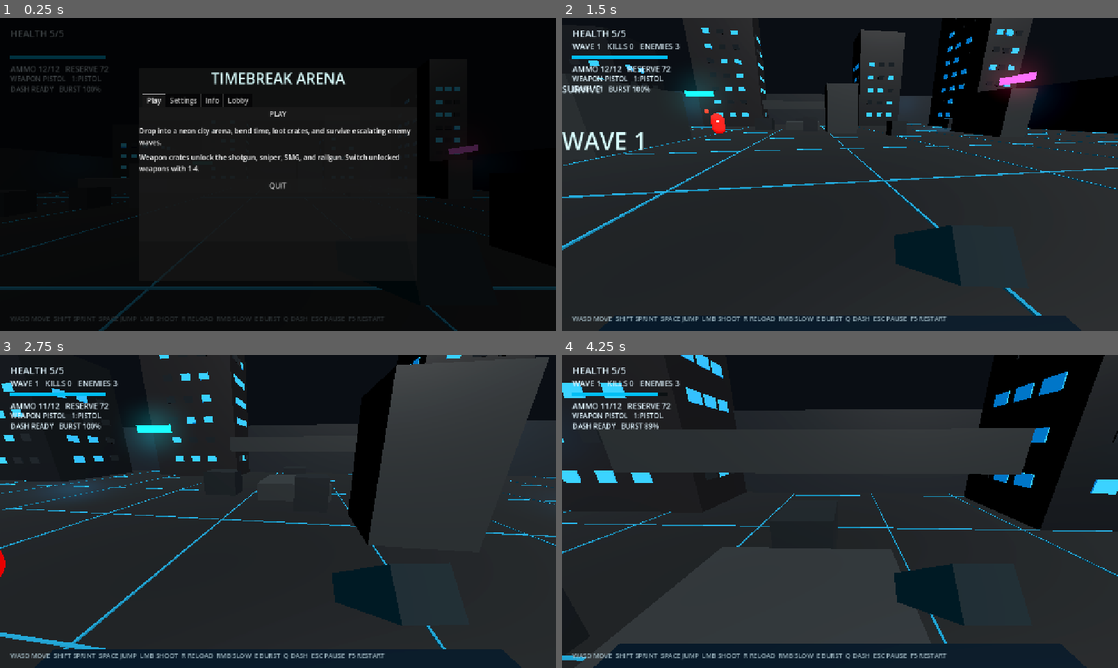
Above: before the commit, frames 1-4 (two rows, left to right).
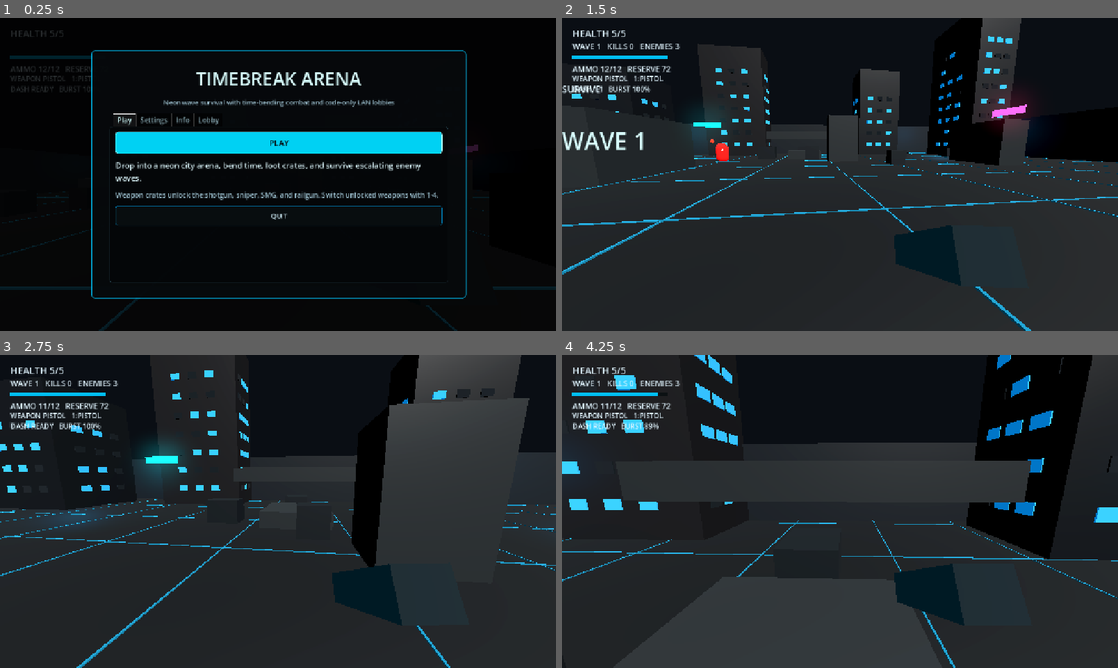
Above: after the commit, the same moments.

Repository: bobbyscheema/greater-game
Game: Godot game, scene res://scenes/Main.tscn
The game is run twice, just before and just after one commit, with the same random seed, the same clock (stepped at 60 frames per second) and the same inputs.
Inputs (mouse positions are in pixels of both pictures, inside the frame that each line leads up to):
- Up to frame 1 (0.25 s): no input
- Up to frame 2 (1.5 s): click "PLAY" at 0.5 s; tap Enter at 1.25 s; move the mouse to (867, 174) at 1.27 s; hold W (move_forward) from 1.28 s (still down); tap Q (dash) at 1.35 s
- Up to frame 3 (2.75 s): keep holding W (move_forward); tap Space (jump) at 1.52, 2.27 s; move the mouse to (250, 511) at 2.02 s; click (250, 511) at 2.1 s
- Up to frame 4 (4.25 s): keep holding W (move_forward); move the mouse to (851, 505) at 2.77 s; hold Right mouse button (slow_time) 2.78-3.53 s; move the mouse to (834, 517) at 3.52 s; tap Shift (sprint) at 3.6 s; tap Space (jump) at 3.77 s

The runs differ from the first frame. In frame 1, 11% of the frame differs, in the area x 2-84%, y 10-98%; in frame 2, 17%; in frame 3, 16%; in frame 4, 22%, in the area x 0-100%, y 0-100%.

Commit message:
Polish menu UI

Diff:
--- a/scripts/main.gd
+++ b/scripts/main.gd
@@ -766,10 +766,6 @@
 	status_label.set_anchors_preset(Control.PRESET_TOP_WIDE)
 	status_label.text = ""
 
-	var instructions := _make_label(Vector2(24, 680), 15)
-	instructions.text = "WASD MOVE  SHIFT SPRINT  SPACE JUMP  LMB SHOOT  R RELOAD  RMB SLOW  E BURST  Q DASH  ESC PAUSE  F5 RESTART"
-	instructions.modulate = Color(0.72, 0.82, 0.86, 0.82)
-
 	crosshair = Control.new()
 	crosshair.set_anchors_preset(Control.PRESET_CENTER)
 	crosshair.offset_left = -12
@@ -809,58 +805,81 @@
 
 	var shade := ColorRect.new()
 	shade.set_anchors_preset(Control.PRESET_FULL_RECT)
-	shade.color = Color(0.0, 0.0, 0.0, 0.74)
+	shade.color = Color(0.0, 0.0, 0.0, 0.82)
 	menu_root.add_child(shade)
 
 	var panel := PanelContainer.new()
 	panel.set_anchors_preset(Control.PRESET_CENTER)
-	panel.offset_left = -320
-	panel.offset_top = -245
-	panel.offset_right = 320
-	panel.offset_bottom = 245
+	panel.offset_left = -430
+	panel.offset_top = -285
+	panel.offset_right = 430
+	panel.offset_bottom = 285
+	panel.add_theme_stylebox_override("panel", _panel_style(Color(0.025, 0.035, 0.045, 0.94), Color(0.0, 0.78, 1.0, 0.75), 2, 8))
 	menu_root.add_child(panel)
 
+	var margin := MarginContainer.new()
+	margin.add_theme_constant_override("margin_left", 28)
+	margin.add_theme_constant_override("margin_top", 24)
+	margin.add_theme_constant_override("margin_right", 28)
+	margin.add_theme_constant_override("margin_bottom", 24)
+	panel.add_child(margin)
+
 	var box := VBoxContainer.new()
-	box.add_theme_constant_override("separation", 12)
-	panel.add_child(box)
+	box.add_theme_constant_override("separation", 14)
+	margin.add_child(box)
 
 	menu_title = Label.new()
 	menu_title.horizontal_alignment = HORIZONTAL_ALIGNMENT_CENTER
-	menu_title.add_theme_font_size_override("font_size", 34)
+	menu_title.add_theme_font_size_override("font_size", 42)
 	menu_title.modulate = Color(0.85, 1.0, 1.0)
 	box.add_child(menu_title)
 
+	var subtitle := Label.new()
+	subtitle.text = "Neon wave survival with time-bending combat and code-only LAN lobbies"
+	subtitle.horizontal_alignment = HORIZONTAL_ALIGNMENT_CENTER
+	subtitle.modulate = Color(0.62, 0.76, 0.82)
+	subtitle.add_theme_font_size_override("font_size", 15)
+	box.add_child(subtitle)
+
 	var tabs := TabContainer.new()
-	tabs.custom_minimum_size = Vector2(560, 340)
+	tabs.custom_minimum_size = Vector2(780, 390)
+	tabs.add_theme_stylebox_override("panel", _panel_style(Color(0.01, 0.015, 0.02, 0.42), Color(0.13, 0.22, 0.26, 0.65), 1, 6))
+	tabs.add_theme_color_override("font_selected_color", Color(0.82, 1.0, 1.0))
+	tabs.add_theme_color_override("font_unselected_color", Color(0.55, 0.68, 0.72))
 	box.add_child(tabs)
 
 	var play_tab := VBoxContainer.new()
 	play_tab.name = "Play"
-	play_tab.add_theme_constant_override("separation", 12)
+	play_tab.add_theme_constant_override("separation", 14)
 	tabs.add_child(play_tab)
 
 	start_button = Button.new()
 	start_button.text = "PLAY"
 	start_button.pressed.connect(_on_start_pressed)
+	_style_primary_button(start_button)
 	play_tab.add_child(start_button)
 
 	var play_info := Label.new()
 	play_info.text = "Drop into a neon city arena, bend time, loot crates, and survive escalating enemy waves."
 	play_info.autowrap_mode = TextServer.AUTOWRAP_WORD_SMART
+	play_info.modulate = Color(0.84, 0.94, 0.96)
+	play_info.add_theme_font_size_override("font_size", 18)
 	play_tab.add_child(play_info)
 
 	var weapon_info := Label.new()
 	weapon_info.text = "Weapon crates unlock the shotgun, sniper, SMG, and railgun. Switch unlocked weapons with 1-4."
 	weapon_info.autowrap_mode = TextServer.AUTOWRAP_WORD_SMART
+	weapon_info.modulate = Color(0.62, 0.76, 0.82)
 	play_tab.add_child(weapon_info)
 
 	var settings_tab := VBoxContainer.new()
 	settings_tab.name = "Settings"
-	settings_tab.add_theme_constant_override("separation", 9)
+	settings_tab.add_theme_constant_override("separation", 11)
 	tabs.add_child(settings_tab)
 
 	var sens_label := Label.new()
 	sens_label.text = "Mouse Sensitivity: affects first-person camera turn speed."
+	sens_label.modulate = Color(0.84, 0.94, 0.96)
 	settings_tab.add_child(sens_label)
 	sensitivity_slider = HSlider.new()
 	sensitivity_slider.min_value = 0.08
@@ -873,6 +892,7 @@
 	var difficulty_label := Label.new()
 	difficulty_label.text = "Difficulty: changes enemy count, health, speed, and variant pressure."
 	difficulty_label.autowrap_mode = TextServer.AUTOWRAP_WORD_SMART
+	difficulty_label.modulate = Color(0.84, 0.94, 0.96)
 	settings_tab.add_child(difficulty_label)
 	difficulty_button = OptionButton.new()
 	difficulty_button.add_item("Easy")
@@ -886,6 +906,7 @@
 	flash_toggle.text = "Damage Flash: red screen flash when hit"
 	flash_toggle.button_pressed = true
 	flash_toggle.toggled.connect(_on_flash_toggled)
+	flash_toggle.modulate = Color(0.84, 0.94, 0.96)
 	settings_tab.add_child(flash_toggle)
 
 	var settings_note := Label.new()
@@ -896,67 +917,81 @@
 
 	var info_tab := VBoxContainer.new()
 	info_tab.name = "Info"
-	info_tab.add_theme_constant_override("separation", 8)
+	info_tab.add_theme_constant_override("separation", 11)
 	tabs.add_child(info_tab)
 
 	var controls := Label.new()
 	controls.text = "Controls\nWASD move  Shift sprint  Space jump\nLMB shoot  RMB slow time  R reload\nQ dash  E time burst  1-4 switch weapons\nEsc pause  F5 restart"
+	controls.modulate = Color(0.84, 0.94, 0.96)
 	info_tab.add_child(controls)
 
 	var powerups := Label.new()
 	powerups.text = "Powerups\nAmmo, health, speed boost, shield, overcharge, damage boost, bottomless ammo, dash reset, weapon crates."
 	powerups.autowrap_mode = TextServer.AUTOWRAP_WORD_SMART
+	powerups.modulate = Color(0.72, 0.86, 0.9)
 	info_tab.add_child(powerups)
 
 	var weapons := Label.new()
 	weapons.text = "Weapons\nPistol: reliable starter\nShotgun: close range spread\nSniper: slow high damage\nSMG: fast sustained fire\nRailgun: rare heavy precision"
 	weapons.autowrap_mode = TextServer.AUTOWRAP_WORD_SMART
+	weapons.modulate = Color(0.72, 0.86, 0.9)
 	info_tab.add_child(weapons)
 
 	var lobby_tab := VBoxContainer.new()
 	lobby_tab.name = "Lobby"
-	lobby_tab.add_theme_constant_override("separation", 8)
+	lobby_tab.add_theme_constant_override("separation", 11)
 	tabs.add_child(lobby_tab)
 
 	lobby_label = Label.new()
 	lobby_label.text = "Host a LAN lobby to generate a code. Players on the same network can join using that code."
 	lobby_label.autowrap_mode = TextServer.AUTOWRAP_WORD_SMART
+	lobby_label.modulate = Color(0.84, 0.94, 0.96)
 	lobby_tab.add_child(lobby_label)
 
 	var code_label := Label.new()
 	code_label.text = "Lobby Code"
+	code_label.modulate = Color(0.62, 0.76, 0.82)
 	lobby_tab.add_child(code_label)
 	code_edit = LineEdit.new()
 	code_edit.placeholder_text = "Enter host code"
+	code_edit.custom_minimum_size = Vector2(0, 42)
+	code_edit.add_theme_stylebox_override("normal", _panel_style(Color(0.03, 0.045, 0.055, 0.9), Color(0.0, 0.58, 0.78, 0.65), 1, 4))
+	code_edit.add_theme_stylebox_override("focus", _panel_style(Color(0.03, 0.055, 0.065, 0.95), Color(0.0, 0.88, 1.0, 0.95), 2, 4))
 	lobby_tab.add_child(code_edit)
 
 	var port_label := Label.new()
 	port_label.text = "Lobby Port"
+	port_label.modulate = Color(0.62, 0.76, 0.82)
 	lobby_tab.add_child(port_label)
 	port_spin = SpinBox.new()
 	port_spin.min_value = 1024
 	port_spin.max_value = 65535
 	port_spin.value = network_port
+	port_spin.custom_minimum_size = Vector2(0, 42)
 	lobby_tab.add_child(port_spin)
 
 	host_button = Button.new()
 	host_button.text = "HOST CODE LOBBY"
 	host_button.pressed.connect(_on_host_pressed)
+	_style_primary_button(host_button)
 	lobby_tab.add_child(host_button)
 
 	join_code_button = Button.new()
 	join_code_button.text = "JOIN BY CODE"
 	join_code_button.pressed.connect(_on_join_code_pressed)
+	_style_secondary_button(join_code_button)
 	lobby_tab.add_child(join_code_button)
 
 	disconnect_button = Button.new()
 	disconnect_button.text = "DISCONNECT"
 	disconnect_button.pressed.connect(_on_disconnect_pressed)
+	_style_secondary_button(disconnect_button)
 	lobby_tab.add_child(disconnect_button)
 
 	var quit_button := Button.new()
 	quit_button.text = "QUIT"
 	quit_button.pressed.connect(Callable(get_tree(), "quit"))
+	_style_secondary_button(quit_button)
 	play_tab.add_child(quit_button)
 
 
@@ -981,6 +1016,7 @@
 	panel.offset_top = -135
 	panel.offset_right = 230
 	panel.offset_bottom = 135
+	panel.add_theme_stylebox_override("panel", _panel_style(Color(0.08, 0.015, 0.02, 0.94), Color(1.0, 0.1, 0.1, 0.8), 2, 8))
 	death_root.add_child(panel)
 
 	var box := VBoxContainer.new()
@@ -1001,7 +1037,39 @@
 	respawn_button = Button.new()
 	respawn_button.text = "RESPAWN"
 	respawn_button.pressed.connect(_on_respawn_pressed)
+	_style_primary_button(respawn_button)
 	box.add_child(respawn_button)
+
+
+func _panel_style(fill: Color, border: Color, border_width: int, radius: int) -> StyleBoxFlat:
+	var style := StyleBoxFlat.new()
+	style.bg_color = fill
+	style.border_color = border
+	style.set_border_width_all(border_width)
+	style.set_corner_radius_all(radius)
+	style.content_margin_left = 14
+	style.content_margin_right = 14
+	style.content_margin_top = 12
+	style.content_margin_bottom = 12
+	return style
+
+
+func _style_primary_button(button: Button) -> void:
+	button.custom_minimum_size = Vector2(0, 46)
+	button.add_theme_font_size_override("font_size", 18)
+	button.add_theme_color_override("font_color", Color(0.02, 0.05, 0.06))
+	button.add_theme_stylebox_override("normal", _panel_style(Color(0.0, 0.86, 1.0, 0.95), Color(0.72, 1.0, 1.0, 1.0), 1, 5))
+	button.add_theme_stylebox_override("hover", _panel_style(Color(0.4, 1.0, 1.0, 1.0), Color(0.92, 1.0, 1.0, 1.0), 1, 5))
+	button.add_theme_stylebox_override("pressed", _panel_style(Color(0.0, 0.55, 0.72, 1.0), Color(0.72, 1.0, 1.0, 1.0), 1, 5))
+
+
+func _style_secondary_button(button: Button) -> void:
+	button.custom_minimum_size = Vector2(0, 40)
+	button.add_theme_font_size_override("font_size", 15)
+	button.add_theme_color_override("font_color", Color(0.84, 0.96, 1.0))
+	button.add_theme_stylebox_override("normal", _panel_style(Color(0.035, 0.055, 0.065, 0.88), Color(0.0, 0.45, 0.65, 0.7), 1, 5))
+	button.add_theme_stylebox_override("hover", _panel_style(Color(0.06, 0.11, 0.13, 0.95), Color(0.0, 0.8, 1.0, 0.95), 1, 5))
+	button.add_theme_stylebox_override("pressed", _panel_style(Color(0.02, 0.04, 0.05, 1.0), Color(0.0, 0.8, 1.0, 0.95), 1, 5))
 
 
 func _make_label(pos: Vector2, font_size: int) -> Label:
